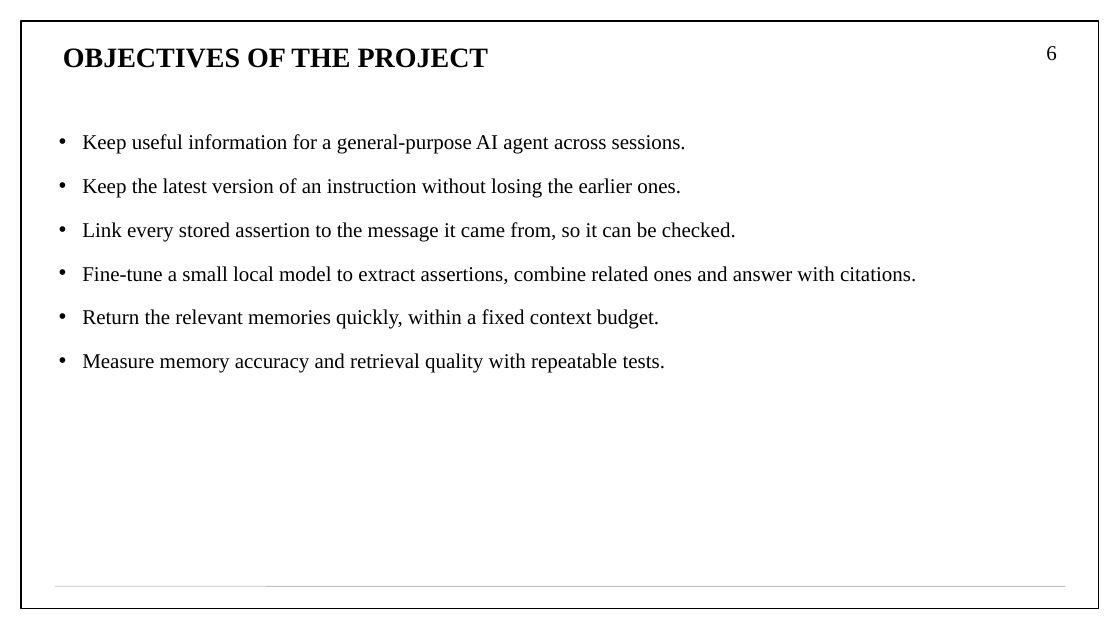
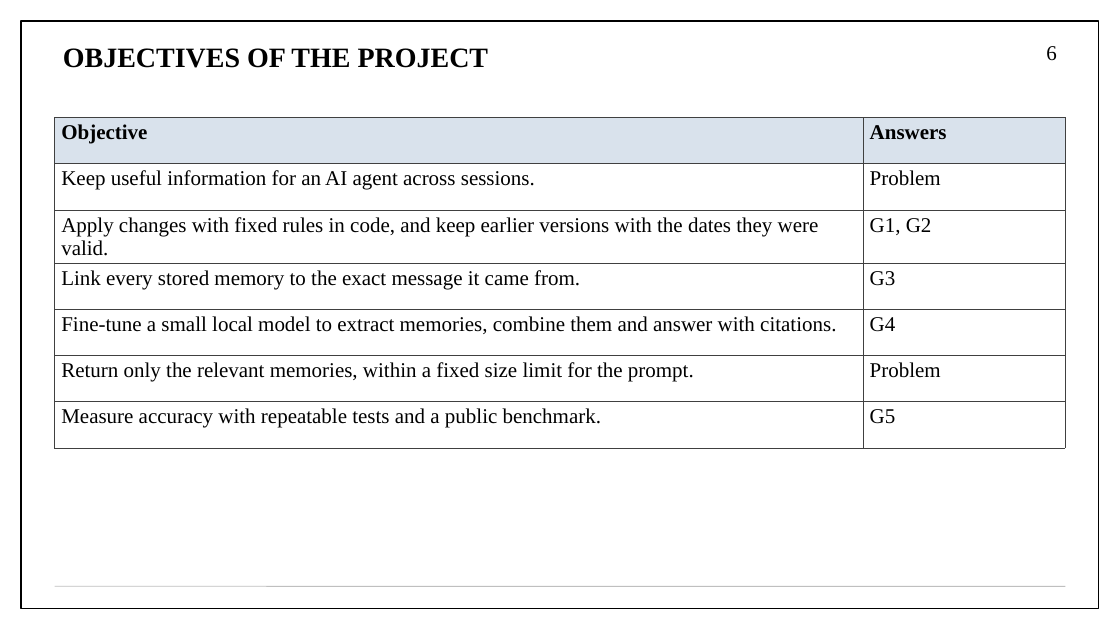
Before and after one commit to aryaniyaps/sdp-2026, a slide deck: slide 6 of P1_R2_13.pptx. Drawn at 1120x630 pixels with LibreOffice and Linux fonts; fonts in the diff are those of the drawing. Boxes give left, top, right and bottom in pixels: in the first picture for what was removed or moved away, otherwise in the second. Text is boxed around its words. In the diff, an @@ line names an element or a change of style, - is before the commit and + after.

Commit message:
Add a walkthrough and key terms to the review deck
The problem statement drops its example. A key-terms slide and the Maya
walkthrough now sit beside the architecture, the gaps are numbered and
the objectives point back to them, and each module and algorithm slide
links to the next. The results end with what is still missing, and a
short conclusion closes the deck. The text was rewritten after a
cold read for terms used before they were explained.

```diff
--- a/P1_R2_13.pptx
+++ b/P1_R2_13.pptx
@@ table added at bbox=[55, 118, 1065, 441], 7 rows, 2 columns @@
+Objective | Answers
+Keep useful information for an AI agent across sessions. | Problem
+Apply changes with fixed rules in code, and keep earlier versions with the dates they were valid. | G1, G2
+Link every stored memory to the exact message it came from. | G3
+Fine-tune a small local model to extract memories, combine them and answer with citations. | G4
+Return only the relevant memories, within a fixed size limit for the prompt. | Problem
+Measure accuracy with repeatable tests and a public benchmark. | G5
@@ text removed at bbox=[82, 134, 916, 373] @@
-• Keep useful information for a general-purpose AI agent across sessions.
-• Keep the latest version of an instruction without losing the earlier ones.
-• Link every stored assertion to the message it came from, so it can be checked.
-• Fine-tune a small local model to extract assertions, combine related ones and answer with citations.
-• Return the relevant memories quickly, within a fixed context budget.
-• Measure memory accuracy and retrieval quality with repeatable tests.
```
Also in this commit, not shown: 23 other slides changed, 4 slides added, 1 slide removed, 1 other file.
